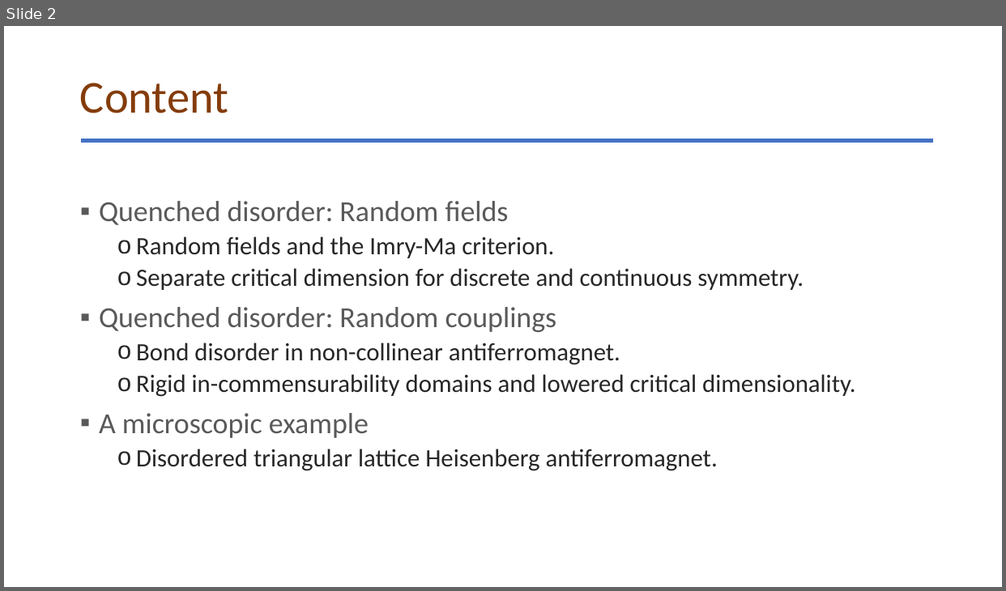
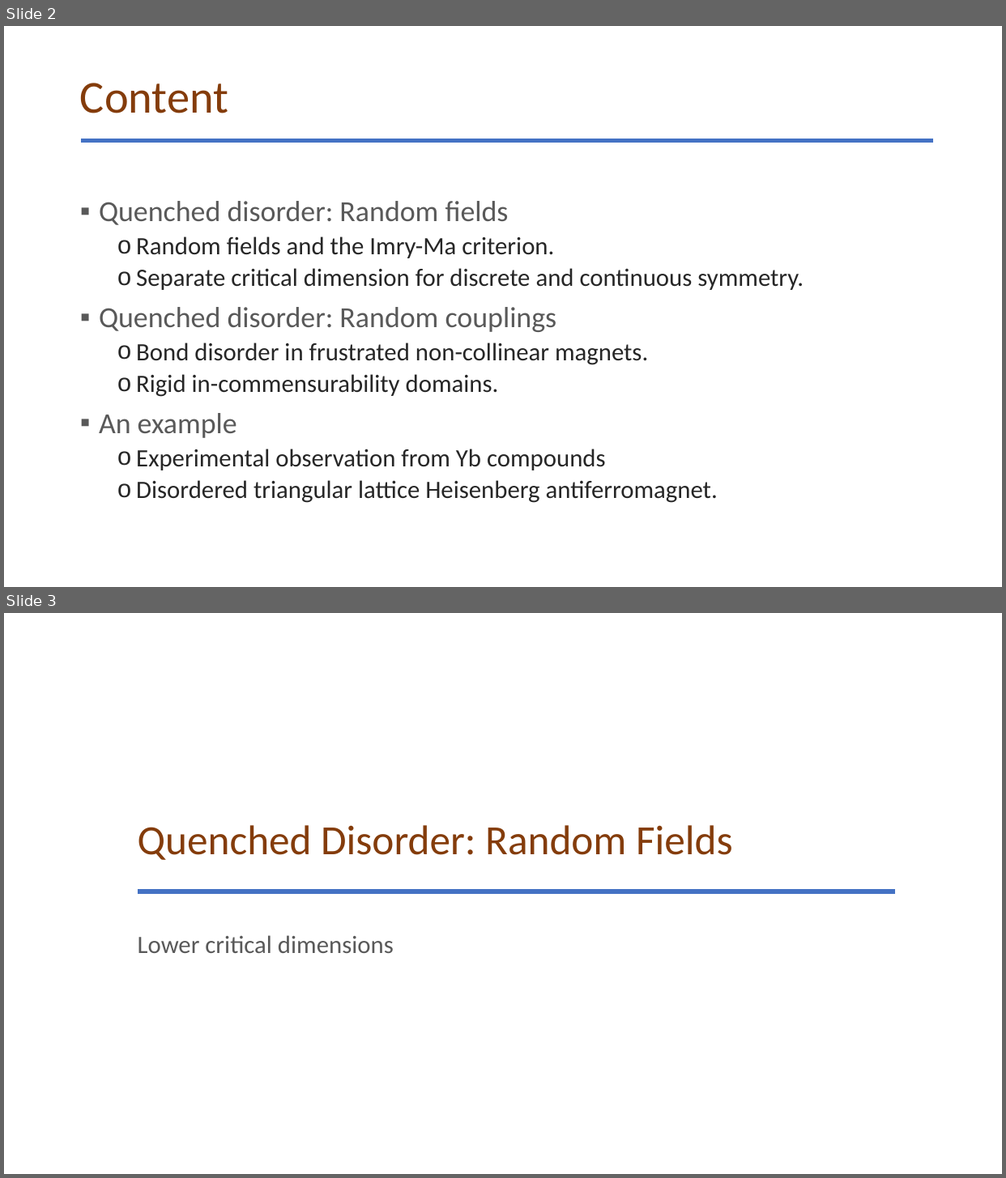
Before and after one commit to glacieant/disordered_triangular_swt, a slide deck: talk/disordered_non-collinear_magnet.pptx. Shown one above the other, each under a label of ours: slide 2 before the commit, slides 2 and 3 after it. The pictures are 1006x591 and 1006x1178 pixels, drawn with LibreOffice and Linux fonts; fonts in the diff are those of the drawing. Boxes give left, top, right and bottom in pixels: in the first picture for what was removed or moved away, otherwise in the second. Text is boxed around its words. In the diff, an @@ line names an element or a change of style, - is before the commit and + after.

```diff
--- a/talk/disordered_non-collinear_magnet.pptx
+++ b/talk/disordered_non-collinear_magnet.pptx
@@ slide 3 added at [4,613,1002,1174], background #FFFFFF @@
@@ title added at [138,825,733,860], 40 pt, text #843C0B @@
+Quenched Disorder: Random Fields
@@ line added from (138, 892) to (896, 892), #4472C4 4.5 pt @@
@@ subtitle added at [138,935,394,953], 24 pt, text #595959 @@
+Lower critical dimensions
@@ slide 2 changed as well @@
@@ text at [99,343,648,471]: text changed @@
-  o Bond disorder in non-collinear antiferromagnet.
-  o Rigid in-commensurability domains and lowered critical dimensionality.
-▪ A microscopic example
+  o Bond disorder in frustrated non-collinear magnets.
+  o Rigid in-commensurability domains.
+▪ An example
+  o Experimental observation from Yb compounds
```
Also in this commit, not shown: 7 other slides changed, 11 other slides added, 13 other files.
